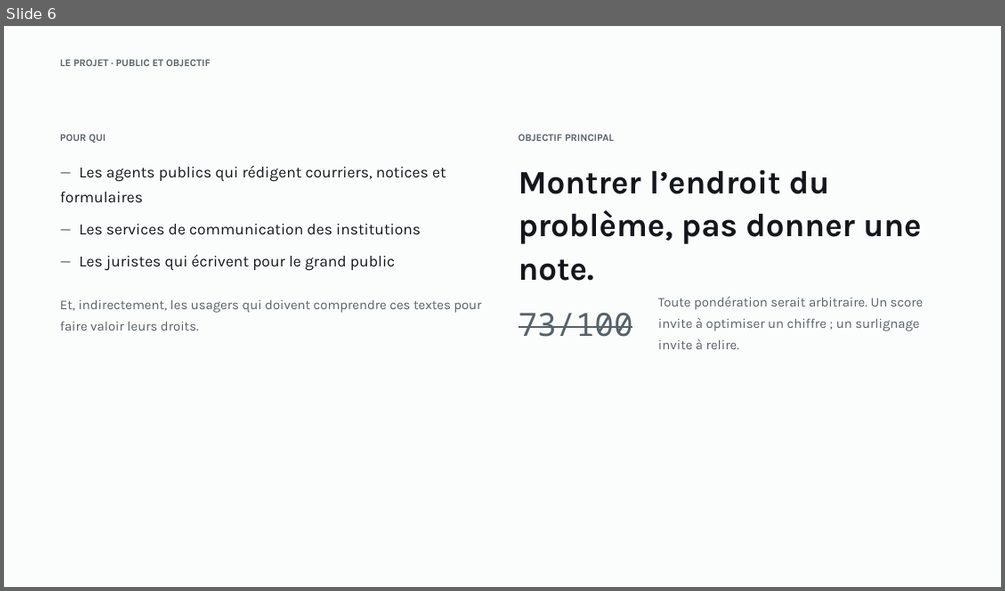
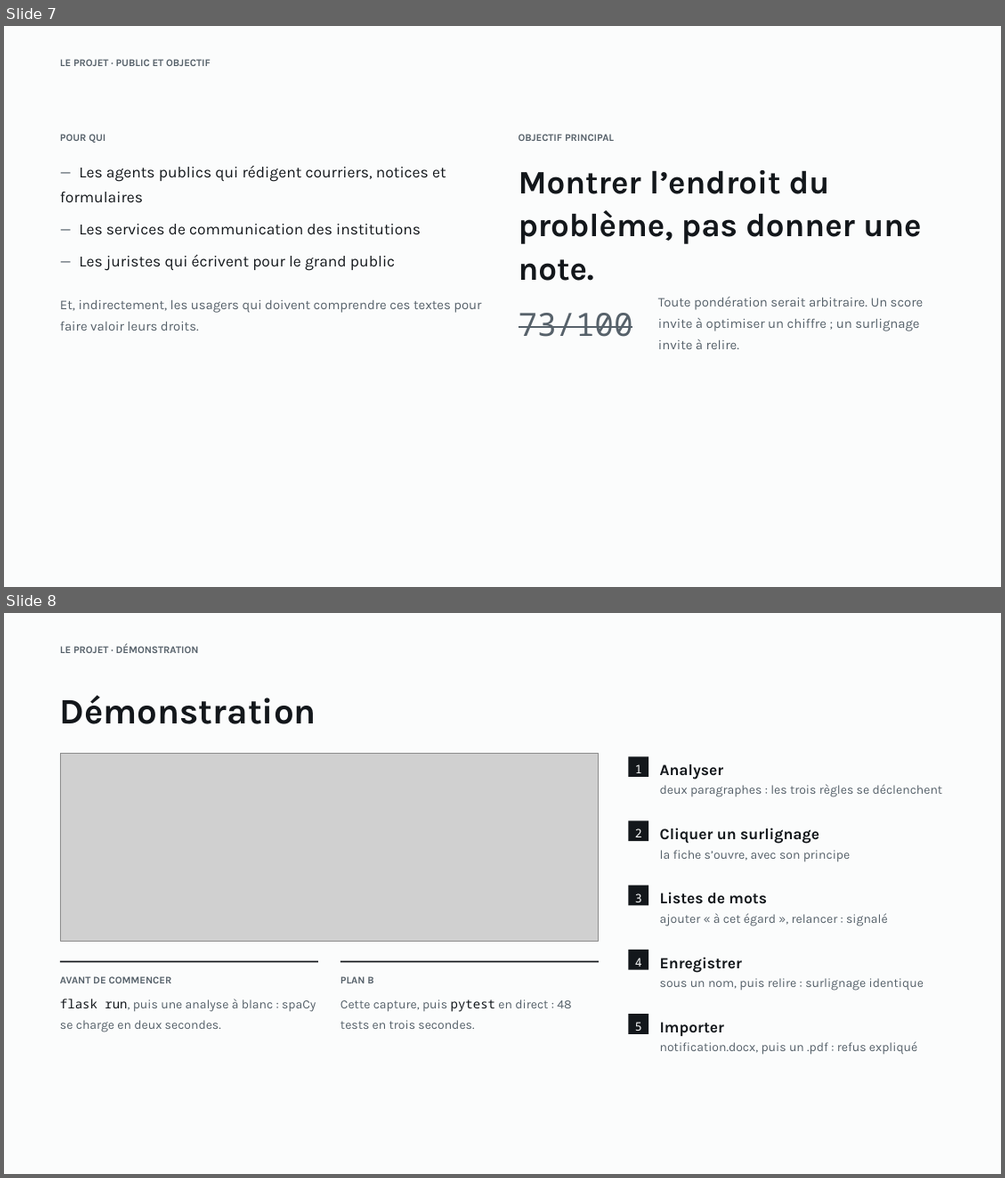
Before and after one commit to lhubeaux/final_project, a slide deck: docs/soutenance.pptx. Shown one above the other, each under a label of ours: slide 6 before the commit, slides 7 and 8 after it. The pictures are 1005x591 and 1005x1178 pixels, drawn with LibreOffice and Linux fonts; fonts in the diff are those of the drawing; grey boxes stand for pictures. Boxes give left, top, right and bottom in pixels: in the first picture for what was removed or moved away, otherwise in the second. Text is boxed around its words. In the diff, an @@ line names an element or a change of style, - is before the commit and + after.

```diff
--- a/docs/soutenance.pptx
+++ b/docs/soutenance.pptx
@@ slide 8 added at <box>4,613,1001,1174</box>, background #FBFCFC @@
@@ text added at <box>60,644,199,653</box>, 9.8 pt, text #56616A, bold @@
+LE PROJET · DÉMONSTRATION
@@ text added at <box>60,695,316,724</box>, 34.5 pt, text #13171B, bold @@
+Démonstration
@@ picture added at <box>60,754,599,941</box> @@
@@ rectangle added at <box>629,756,648,777</box>, fill #13171B @@
@@ text added at <box>635,764,642,778</box>, 11.2 pt, text #FBFCFC @@
+1
@@ text added at <box>660,764,943,797</box>, 12 pt, text #56616A @@
+Analyser
+deux paragraphes : les trois règles se déclenchent
@@ rectangle added at <box>629,821,648,841</box>, fill #13171B @@
@@ text added at <box>635,828,642,842</box>, 11.2 pt, text #FBFCFC @@
+2
@@ text added at <box>660,827,850,862</box>, 12 pt, text #56616A @@
+Cliquer un surlignage
+la fiche s’ouvre, avec son principe
@@ rectangle added at <box>629,885,648,906</box>, fill #13171B @@
@@ text added at <box>635,893,642,906</box>, 11.2 pt, text #FBFCFC @@
+3
@@ text added at <box>660,892,888,926</box>, 12 pt, text #56616A @@
+Listes de mots
+ajouter « à cet égard », relancer : signalé
@@ rectangle added at <box>629,949,648,970</box>, fill #13171B @@
@@ text added at <box>635,957,642,970</box>, 11.2 pt, text #FBFCFC @@
+4
@@ text added at <box>660,957,923,990</box>, 12 pt, text #56616A @@
+Enregistrer
+sous un nom, puis relire : surlignage identique
@@ rectangle added at <box>60,961,318,962</box>, fill #13171B @@
@@ text added at <box>60,976,316,1032</box>, 12 pt, text #56616A @@
+AVANT DE COMMENCER
+flask run, puis une analyse à blanc : spaCy se charge en deux secondes.
@@ rectangle added at <box>340,961,599,962</box>, fill #13171B @@
@@ text added at <box>340,976,571,1029</box>, 12 pt, text #56616A @@
+PLAN B
+Cette capture, puis pytest en direct : 48 tests en trois secondes.
@@ rectangle added at <box>629,1013,648,1034</box>, fill #13171B @@
@@ text added at <box>635,1022,642,1030</box>, 11.2 pt, text #FBFCFC @@
+5
@@ text added at <box>660,1022,917,1054</box>, 12 pt, text #56616A @@
+Importer
+notification.docx, puis un .pdf : refus expliqué
@@ what was slide 6 is now slide 7 @@
```
Also in this commit, not shown: 9 slides changed, 1 other slide added, 2 slides removed, 1 other file.
